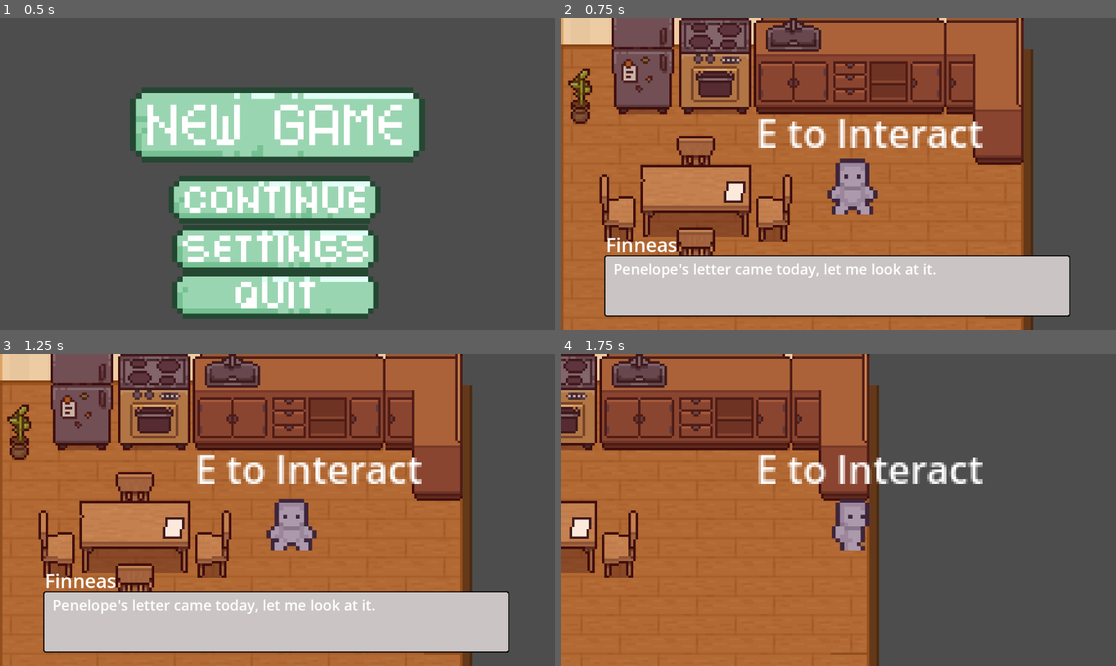
Above: before the commit, frames 1-4 (two rows, left to right).
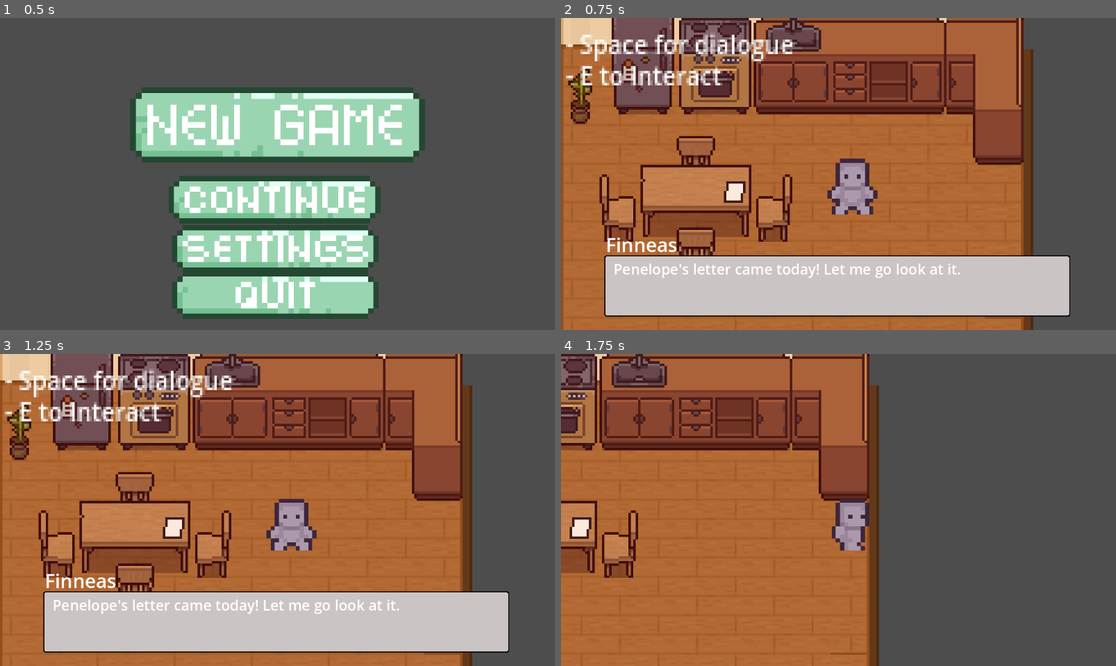
Above: after the commit, the same moments.

Repository: dddddakari/purgency
Game: Godot game, scene res://menus/start_screen.tscn
The game is run twice, just before and just after one commit, with the same random seed, the same clock (stepped at 60 frames per second) and the same inputs.
Inputs (mouse positions are in pixels of both pictures, inside the frame that each line leads up to):
- Up to frame 1 (0.5 s): no input
- Up to frame 2 (0.75 s): click (832, 120) at 0.5 s
- Up to frame 3 (1.25 s): no input
- Up to frame 4 (1.75 s): tap Enter (ui_accept) at 1.25, 1.52, 1.55 s; hold Right (ui_right) from 1.28 s (still down); hold E (interact) from 1.28 s (still down)

Frame 1 is identical in both runs. In frame 2, 4.2% of the frame differs, in the area x 0-76%, y 4-84%; in frame 3, 4.2%; in frame 4, 1.7%.

Commit message:
dialogue script updated

Diff:
--- a/purgency-/dialoguesystem/json/op_dialogue.json
+++ b/purgency-/dialoguesystem/json/op_dialogue.json
@@ -1,3 +1,3 @@
 [
-	{"name": "Finneas", "text": "Penelope's letter came today, let me look at it."},
+	{"name": "Finneas", "text": "Penelope's letter came today! Let me go look at it."},
 ]
--- a/purgency-/dialoguesystem/json/sample.json
+++ b/purgency-/dialoguesystem/json/sample.json
@@ -1,4 +1,15 @@
 [
-	{"name": "Strange Man", "text": "aahhahhahhhahahhha"},
-	{"name": "Finneas", "text": "hmmmmmmm"},
+	{"name": "Finneas", "text": "'Deer Finn, "},
+	{"name": "Finneas", "text": "who is Fiona? i am confysed,"},
+	{"name": "Finneas", "text": "hlp my "},
+	{"name": "Finneas", "text": "Penelope'"},
+	{"name": "Finneas", "text": "..."},
+	{"name": "Finneas", "text": "..What??"},
+	{"name": "Finneas", "text": "Her letters these past few weeks have been gradually feeling a little.. off.. How does she not remember.."},
+	{"name": "Finneas", "text": "Mom?"},
+	{"name": "Finneas", "text": "..."},
+	{"name": "Finneas", "text": "I need to go to the hospital and check on her today."},
+	{"name": "", "text": "(KIDS DREAMS FULFILLED: Military Officers visit local hospitals.)"},
+	{"name": "", "text": "(Missing person: Jamie Howl.)"},
+	{"name": "", "text": "..."},
 ]
--- a/purgency-/interactionsystem/InteractingComponent.tscn
+++ b/purgency-/interactionsystem/InteractingComponent.tscn
@@ -15,12 +15,5 @@
 position = Vector2(39.5, 60.5)
 shape = SubResource("CircleShape2D_ew3te")
 
-[node name="InteractLabel" type="Label" parent="."]
-z_index = 10
-offset_top = 24.0
-offset_right = 95.0
-offset_bottom = 47.0
-text = "E to Interact"
-
 [connection signal="area_entered" from="InteractRange" to="." method="_on_interact_range_area_entered"]
 [connection signal="area_exited" from="InteractRange" to="." method="_on_interact_range_area_exited"]
--- a/purgency-/interactionsystem/interactingcomponent.gd
+++ b/purgency-/interactionsystem/interactingcomponent.gd
@@ -1,6 +1,6 @@
 extends Node2D
 
-@onready var interact_label: Label = $InteractLabel
+
 
 var current_interactions := []
 var can_interact := true
@@ -9,7 +9,6 @@
 	if event.is_action_pressed("interact") and can_interact:
 		if current_interactions:
 			can_interact = false
-			interact_label.hide()
 
 			await current_interactions[0].interact.call()
 
--- a/purgency-/scenes/kitchen/kitchen01.tscn
+++ b/purgency-/scenes/kitchen/kitchen01.tscn
@@ -8,6 +8,7 @@
 [ext_resource type="Texture2D" uid="uid://dbnln7t4kg4nj" path="res://BGassets/TopDownHouse_FurnitureState2.png" id="5_ir46g"]
 [ext_resource type="Texture2D" uid="uid://d1440o7a1fnwt" path="res://BGassets/TopDownHouse_SmallItems.png" id="6_86o3m"]
 [ext_resource type="PackedScene" uid="uid://dqm0mk3hhq2c0" path="res://entities/player/player.tscn" id="7_f7jwb"]
+[ext_resource type="Script" uid="uid://ckc4r340jkkwv" path="res://scripts/label.gd" id="8_0iy2g"]
 [ext_resource type="PackedScene" uid="uid://bqfmymrbtgbe6" path="res://entities/items/letter/Letter.tscn" id="9_d0mku"]
 [ext_resource type="Script" uid="uid://bs2armi551nx2" path="res://scenes/kitchen/area_2d.gd" id="10_mppru"]
 [ext_resource type="PackedScene" uid="uid://dklxgwl1bkqaa" path="res://dialoguesystem/Dialogue.tscn" id="11_r4jl7"]
@@ -1724,6 +1725,25 @@
 z_index = 1
 position = Vector2(138, 141)
 
+[node name="Space" type="Label" parent="Player"]
+offset_left = -120.0
+offset_top = -70.0
+offset_right = 23.0
+offset_bottom = -21.0
+theme_override_font_sizes/font_size = 10
+text = "- Space for dialogue
+"
+script = ExtResource("8_0iy2g")
+
+[node name="E" type="Label" parent="Player"]
+offset_left = -120.0
+offset_top = -57.0
+offset_right = 23.0
+offset_bottom = -8.0
+theme_override_font_sizes/font_size = 10
+text = "- E to Interact"
+script = ExtResource("8_0iy2g")
+
 [node name="Camera2D" type="Camera2D" parent="Player"]
 position = Vector2(-122, -74)
 scale = Vector2(5, 5)
--- /dev/null
+++ b/purgency-/scripts/label.gd
@@ -0,0 +1,14 @@
+extends Label
+
+@onready var e: Label = $"../E"
+@onready var space: Label = $"../Space"
+
+
+
+func _input(event: InputEvent) -> void:
+	if event.is_action_pressed("interact"):
+		e.hide()
+		return
+
+	if event.is_action_pressed("ui_accept"):
+		space.hide()
Not shown: 1 places in purgency-/scenes/kitchen/kitchen01.tscn that only renumber resources
Not shown, added: purgency-/scripts/label.gd.uid
